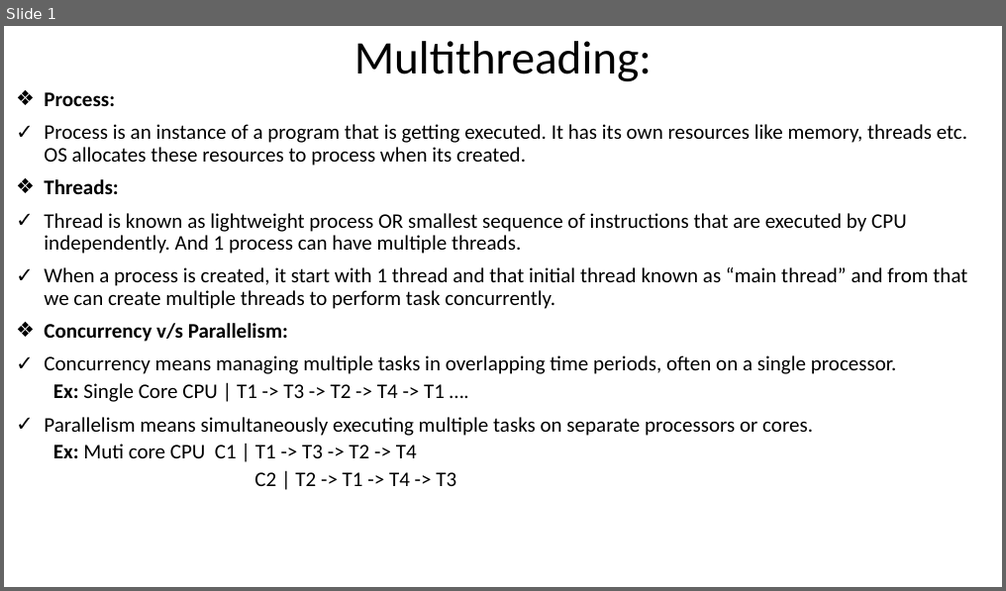
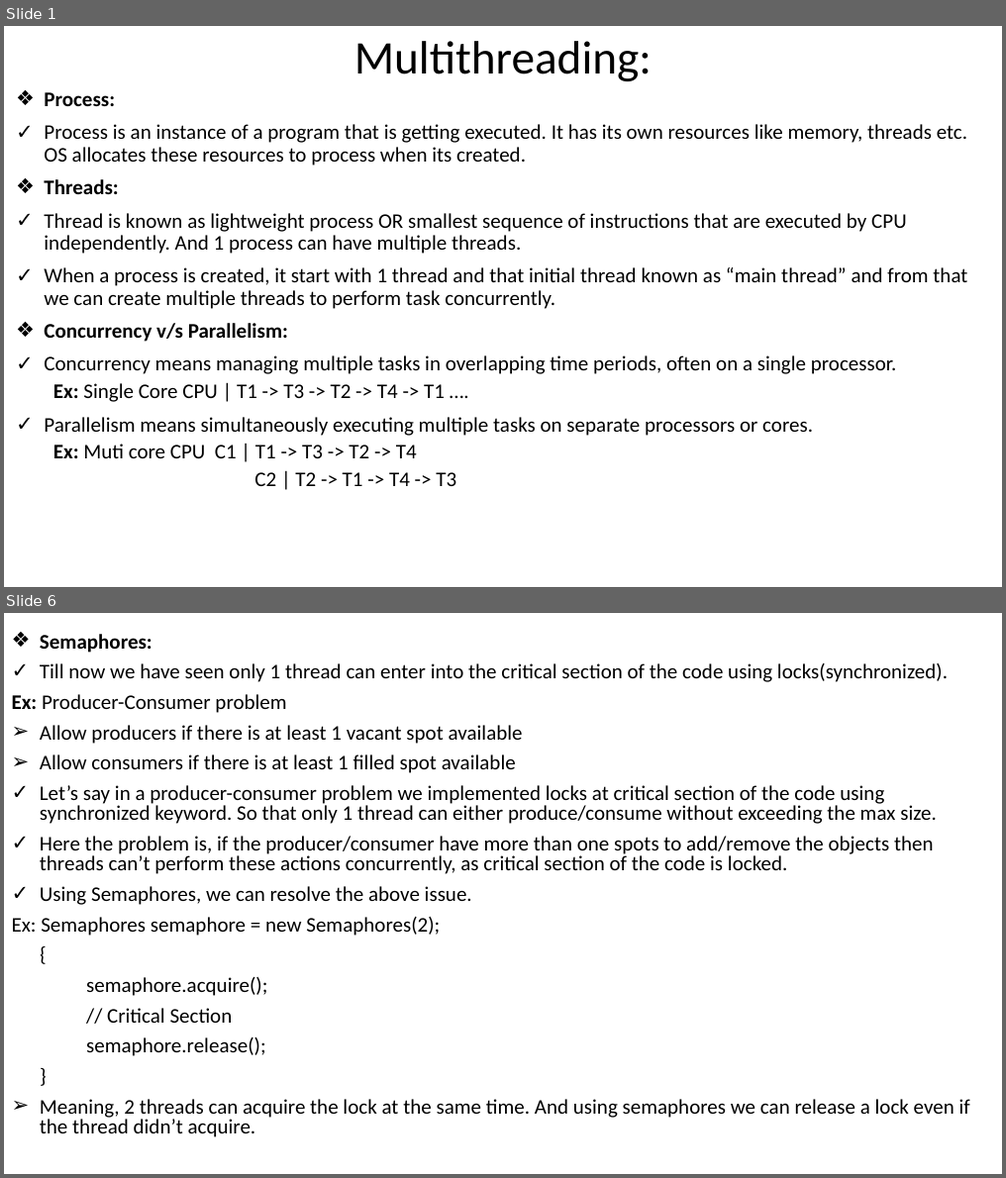
Before and after one commit to the-dev-pal/knowledge-rewards, a slide deck: src/Java/MultiThreading/MultiThreading.pptx. Shown one above the other, each under a label of ours: slide 1 before the commit, slides 1 and 6 after it; the slides between them are not shown. The pictures are 1006x591 and 1006x1178 pixels, drawn with LibreOffice and Linux fonts; fonts in the diff are those of the drawing. Boxes give left, top, right and bottom in pixels: in the first picture for what was removed or moved away, otherwise in the second. Text is boxed around its words. In the diff, an @@ line names an element or a change of style, - is before the commit and + after.

Commit message:
Multi-Threading

```diff
--- a/src/Java/MultiThreading/MultiThreading.pptx
+++ b/src/Java/MultiThreading/MultiThreading.pptx
@@ slide 6 added at [4,613,1002,1174], background #FFFFFF @@
@@ text added at [12,634,970,1138], 20 pt, text #000000 @@
+❖ Semaphores:
+✓ Till now we have seen only 1 thread can enter into the critical section of the code using locks(synchronized).
+Ex: Producer-Consumer problem
+➢ Allow producers if there is at least 1 vacant spot available
+➢ Allow consumers if there is at least 1 filled spot available
+✓ Let’s say in a producer-consumer problem we implemented locks at critical section of the code using synchronized keyword. So that only 1 thread can either produce/consume without exceeding the max size.
+✓ Here the problem is, if the producer/consumer have more than one spots to add/remove the objects then threads can’t perform these actions concurrently, as critical section of the code is locked.
+✓ Using Semaphores, we can resolve the above issue.
+Ex: Semaphores semaphore = new Semaphores(2);
+{
+semaphore.acquire();
+// Critical Section
+semaphore.release();
+}
+➢ Meaning, 2 threads can acquire the lock at the same time. And using semaphores we can release a lock even if the thread didn’t acquire.
```
Also in this commit, not shown: 2 slides changed, 4 other slides added, 26 other files.
